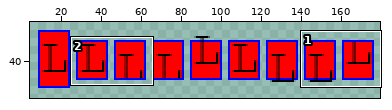
One commit to this sprite sheet: tests/TestFiles/Skia/Controls/TextBlock/RestrictedHeight_VerticalAlign.expected.png. Above, an overview of the earlier version with the close-up marked.
Close-up. Before the commit:
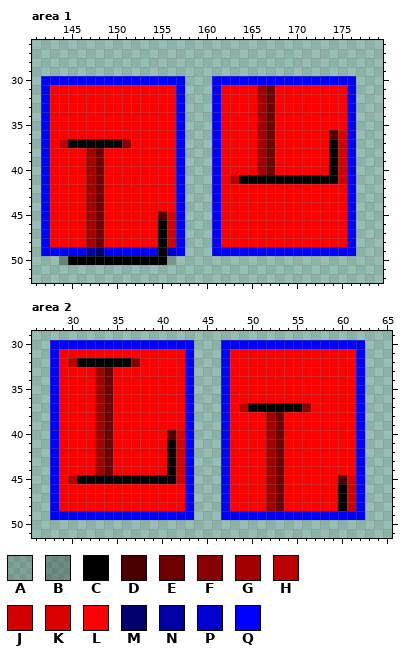
The file is 180x80 pixels. Colours within 5 levels of each other are drawn and written as one. Shown: area 1: x 141..179, y 26..52; area 2: x 26..65, y 29..51. The old version is drawn lined up with the new one. The wide view leaves out empty margins. The commit also changed other parts of the picture, which this record leaves out.
Palette (. is transparent): A #00000027  B #00000043  C #000000  D #4b0000  E #6e0000  F #890000  G #a40000  H #bc0000  J #d30000  K #db0000  L #ff0000  M #00006e  N #0000a4  P #0000d3  Q #0000ff
After the commit:
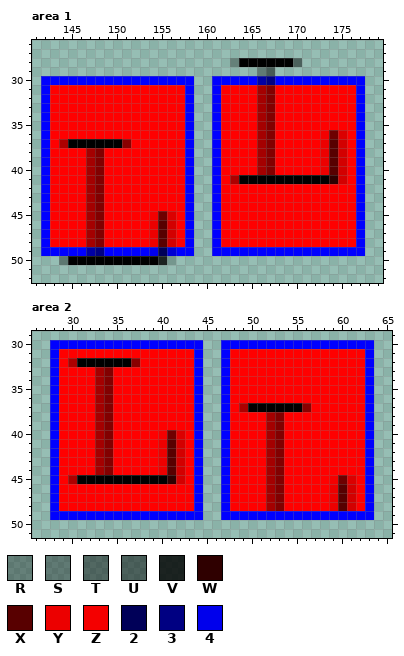
Colours new in this view: R #00000053  S #0000005b  T #00000074  U #0000007d  V #000000d0  W #2f0000  X #580000  Y #ec0000  Z #f40000  2 #000058  3 #000082  4 #0000ec
The edit:
drawings rearranged on the sheet (the old picture shows each at its new place)
@@ palette @@
-D #4b0000
+D #6e0000
-E #6e0000
+E #820000
-H #bc0000
+H #ac0000
--- area 1
@@ x 141..179 @@
 27 .......................................
-28 .......................................
-29 .......................................
-30 .QQQQQQQQQQQQQQQQ...QQQQQQQQQQQQQQQQ...
-31 .QLLLLLLLLLLLLLLQ...QLLLLGELLLLLLLLQ...
-32 .QLLLLLLLLLLLLLLQ...QLLLLGELLLLLLLLQ...
-33 .QLLLLLLLLLLLLLLQ...QLLLLGELLLLLLLLQ...
-34 .QLLLLLLLLLLLLLLQ...QLLLLGELLLLLLLLQ...
-35 .QLLLLLLLLLLLLLLQ...QLLLLGELLLLLLLLQ...
-36 .QLLLLLLLLLLLLLLQ...QLLLLGELLLLLLDKQ...
-37 .QLHCCCCCCFLLLLLQ...QLLLLGELLLLLLCJQ...
-38 .QLLLLGELLLLLLLLQ...QLLLLGELLLLLLCJQ...
-39 .QLLLLGELLLLLLLLQ...QLLLLGELLLLLLCJQ...
-40 .QLLLLGELLLLLLLLQ...QLLLLGELLLLLLCJQ...
-41 .QLLLLGELLLLLLLLQ...QLHCCCCCCCCCCCJQ...
-42 .QLLLLGELLLLLLLLQ...QLLLLLLLLLLLLLLQ...
-43 .QLLLLGELLLLLLLLQ...QLLLLLLLLLLLLLLQ...
-44 .QLLLLGELLLLLLLLQ...QLLLLLLLLLLLLLLQ...
-45 .QLLLLGELLLLLLDKQ...QLLLLLLLLLLLLLLQ...
-46 .QLLLLGELLLLLLCJQ...QLLLLLLLLLLLLLLQ...
-47 .QLLLLGELLLLLLCJQ...QLLLLLLLLLLLLLLQ...
-48 .QLLLLGELLLLLLCJQ...QLLLLLLLLLLLLLLQ...
-49 .QQQQQNMQQQQQQCPQ...QQQQQQQQQQQQQQQQ...
-50 ...BCCCCCCCCCCCA.......................
+28 ......................RCCCCCCT.........
+29 .........................SU............
+30 .QQQQQQQQQQQQQQQQQ..QQQQQN3QQQQQQQQQQ..
+31 .QLLLLLLLLLLLLLLLQ..QLLLLGELLLLLLLLLQ..
+32 .QLLLLLLLLLLLLLLLQ..QLLLLGELLLLLLLLLQ..
+33 .QLLLLLLLLLLLLLLLQ..QLLLLGELLLLLLLLLQ..
+34 .QLLLLLLLLLLLLLLLQ..QLLLLGELLLLLLLLLQ..
+35 .QLLLLLLLLLLLLLLLQ..QLLLLGELLLLLLLLLQ..
+36 .QLLLLLLLLLLLLLLLQ..QLLLLGELLLLLZDKLQ..
+37 .QLHCCCCCCFLLLLLLQ..QLLLLGELLLLLYXJLQ..
+38 .QLLLLGELLLLLLLLLQ..QLLLLGELLLLLYXJLQ..
+39 .QLLLLGELLLLLLLLLQ..QLLLLGELLLLLYXJLQ..
+40 .QLLLLGELLLLLLLLLQ..QLLLLGELLLLLYXJLQ..
+41 .QLLLLGELLLLLLLLLQ..QLHCCCCCCCCCCWJLQ..
+42 .QLLLLGELLLLLLLLLQ..QLLLLLLLLLLLLLLLQ..
+43 .QLLLLGELLLLLLLLLQ..QLLLLLLLLLLLLLLLQ..
+44 .QLLLLGELLLLLLLLLQ..QLLLLLLLLLLLLLLLQ..
+45 .QLLLLGELLLLLZDKLQ..QLLLLLLLLLLLLLLLQ..
+46 .QLLLLGELLLLLYXJLQ..QLLLLLLLLLLLLLLLQ..
+47 .QLLLLGELLLLLYXJLQ..QLLLLLLLLLLLLLLLQ..
+48 .QLLLLGELLLLLYXJLQ..QLLLLLLLLLLLLLLLQ..
+49 .QQQQQN3QQQQQ42PQQ..QQQQQQQQQQQQQQQQQ..
+50 ...RCCCCCCCCCCVA.......................
 51 .......................................
--- area 2
@@ x 38..65 @@
 29 ............................
-30 QQQQQQ...QQQQQQQQQQQQQQQQ...
-31 LLLLLQ...QLLLLLLLLLLLLLLQ...
-32 LLLLLQ...QLLLLLLLLLLLLLLQ...
-33 LLLLLQ...QLLLLLLLLLLLLLLQ...
-34 LLLLLQ...QLLLLLLLLLLLLLLQ...
-35 LLLLLQ...QLLLLLLLLLLLLLLQ...
-36 LLLLLQ...QLLLLLLLLLLLLLLQ...
-37 LLLLLQ...QLHCCCCCCFLLLLLQ...
-38 LLLLLQ...QLLLLGELLLLLLLLQ...
-39 LLLLLQ...QLLLLGELLLLLLLLQ...
-40 LLLDKQ...QLLLLGELLLLLLLLQ...
-41 LLLCJQ...QLLLLGELLLLLLLLQ...
-42 LLLCJQ...QLLLLGELLLLLLLLQ...
-43 LLLCJQ...QLLLLGELLLLLLLLQ...
-44 LLLCJQ...QLLLLGELLLLLLLLQ...
-45 CCCCJQ...QLLLLGELLLLLLDKQ...
-46 LLLLLQ...QLLLLGELLLLLLCJQ...
-47 LLLLLQ...QLLLLGELLLLLLCJQ...
-48 LLLLLQ...QLLLLGELLLLLLCJQ...
-49 QQQQQQ...QQQQQQQQQQQQQQQQ...
+30 QQQQQQQ..QQQQQQQQQQQQQQQQQ..
+31 LLLLLLQ..QLLLLLLLLLLLLLLLQ..
+32 LLLLLLQ..QLLLLLLLLLLLLLLLQ..
+33 LLLLLLQ..QLLLLLLLLLLLLLLLQ..
+34 LLLLLLQ..QLLLLLLLLLLLLLLLQ..
+35 LLLLLLQ..QLLLLLLLLLLLLLLLQ..
+36 LLLLLLQ..QLLLLLLLLLLLLLLLQ..
+37 LLLLLLQ..QLHCCCCCCFLLLLLLQ..
+38 LLLLLLQ..QLLLLGELLLLLLLLLQ..
+39 LLLLLLQ..QLLLLGELLLLLLLLLQ..
+40 LLZDKLQ..QLLLLGELLLLLLLLLQ..
+41 LLYXJLQ..QLLLLGELLLLLLLLLQ..
+42 LLYXJLQ..QLLLLGELLLLLLLLLQ..
+43 LLYXJLQ..QLLLLGELLLLLLLLLQ..
+44 LLYXJLQ..QLLLLGELLLLLLLLLQ..
+45 CCCWJLQ..QLLLLGELLLLLZDKLQ..
+46 LLLLLLQ..QLLLLGELLLLLYXJLQ..
+47 LLLLLLQ..QLLLLGELLLLLYXJLQ..
+48 LLLLLLQ..QLLLLGELLLLLYXJLQ..
+49 QQQQQQQ..QQQQQQQQQQQQQQQQQ..
 50 ............................
Where, in picture pixels (left, top, right, bottom), the same in both close-ups:
changed: (230, 58, 302, 184)
changed: (149, 76, 194, 265)
changed: (320, 76, 365, 256)
changed: (59, 139, 104, 265)
changed: (158, 340, 248, 520)
changed: (329, 340, 374, 520)
changed: (68, 358, 113, 484)
changed: (275, 412, 284, 511)
